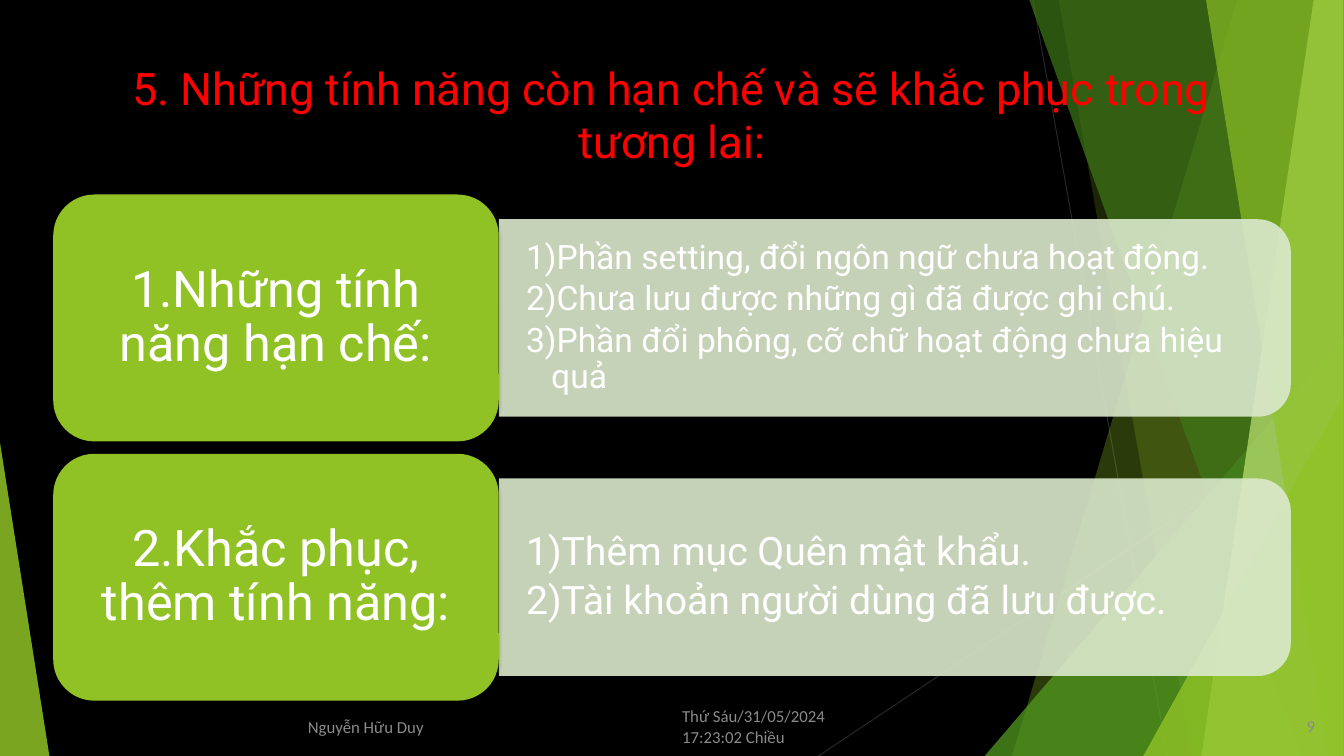
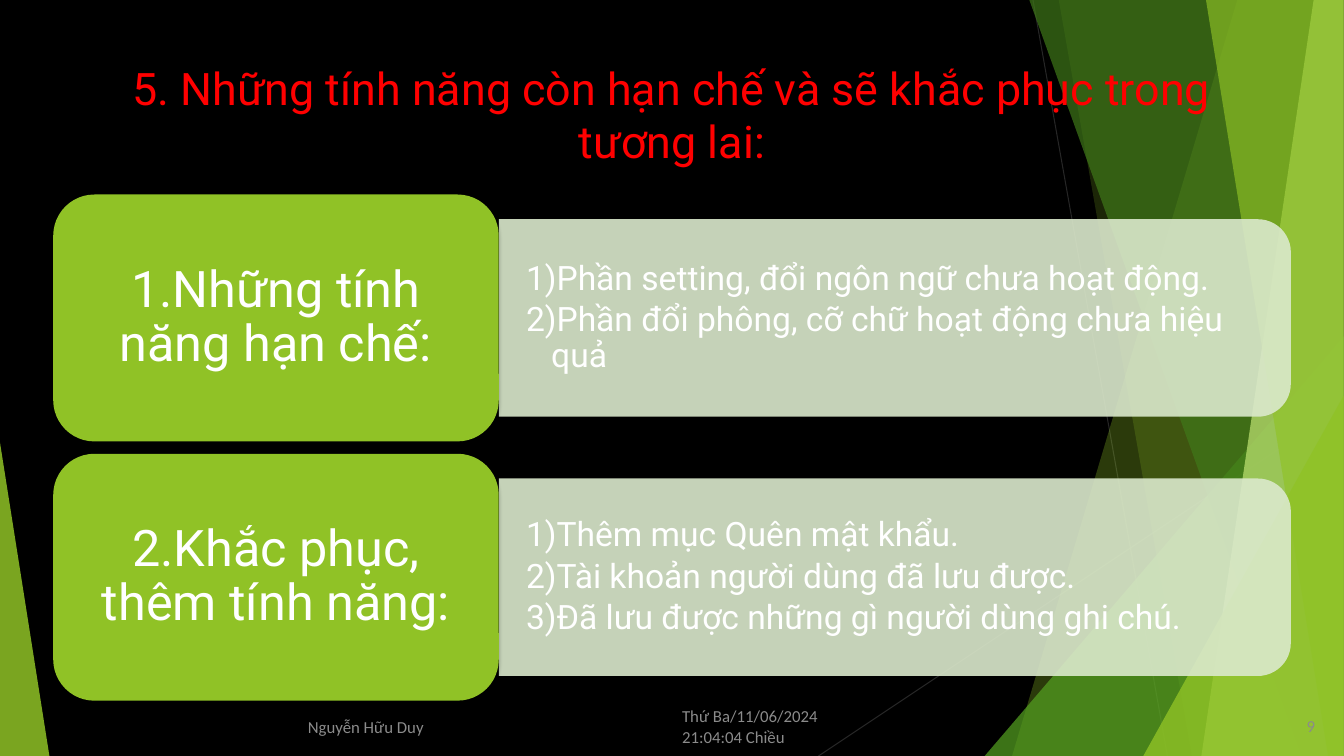
Before and after one commit to GreenSystemDuy08/TL-C4K-PTI01, a slide deck: slide 9 of PTI/SPCK/Thuyết trình.pptx. Drawn at 1344x756 pixels with LibreOffice and Linux fonts; fonts in the diff are those of the drawing. Boxes give left, top, right and bottom in pixels: in the first picture for what was removed or moved away, otherwise in the second. Text is boxed around its words. In the diff, an @@ line names an element or a change of style, - is before the commit and + after.

```diff
--- a/PTI/SPCK/Thuyết trình.pptx
+++ b/PTI/SPCK/Thuyết trình.pptx
@@ text at box(526, 283, 1175, 317): paragraph removed @@
-  2) Chưa lưu được những gì đã được ghi chú.
@@ text at box(526, 518, 1075, 595): size 28 to 24 pt in "Thêm mục Quên mật khẩu.", "Tài khoản người dùng đã lưu được."; indent changed @@
@@ text at box(526, 602, 1180, 636): paragraph added @@
+  3) Đã lưu được những gì người dùng ghi chú.
@@ text at box(682, 710, 818, 743): text changed @@
-Thứ Sáu/31/05/2024 17:23:02 Chiều
+Thứ Ba/11/06/2024 21:04:04 Chiều
```
Also in this commit, not shown: 10 other slides changed, 2 other files.
